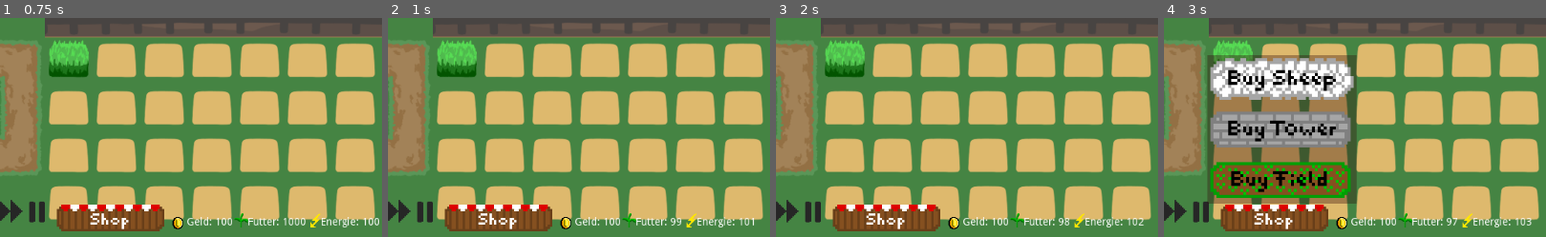
Above: before the commit, frames 1-4 (left to right).
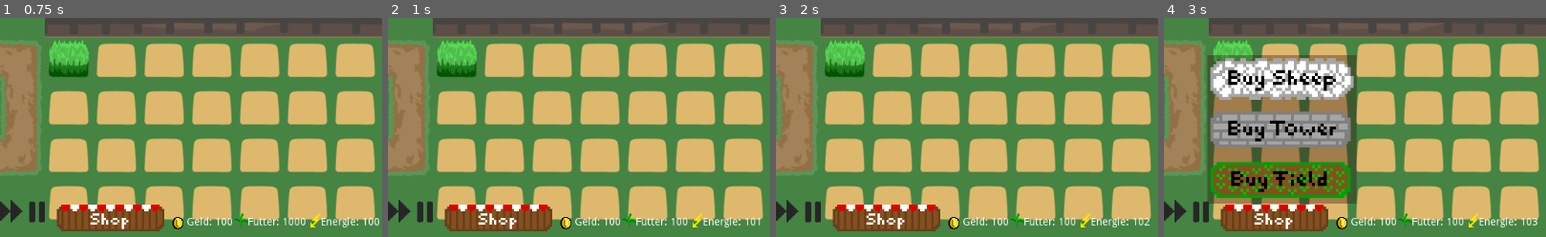
Above: after the commit, the same moments.

Repository: winnerbyhabit/bifigamejamWS19
Game: Godot game, scene res://Game.tscn
Two runs of this game, one before a commit and one after it. Both use one fixed random seed, a clock stepped at 60 frames per second and the inputs below. Sound files missing from this copy of the repository are replaced by a short silence.
Inputs (mouse positions are % of the whole screen's width and height, from its top left):
- Up to frame 1 (0.75 s): click (46, 97) at 0.5 s
- Up to frame 2 (1 s): no input
- Up to frame 3 (2 s): click (46, 97) at 1.25 s
- Up to frame 4 (3 s): click (46, 97) at 2 s; click (59, 97) at 2.75 s
The pictures show only the part of the screen within x 44-94%, y 50-100%; the shares and areas given below are measured in that part.

Frame 1 is identical in both runs. In frame 2, 0.5% of the frame differs, in the area x 74-98%, y 89-96%; in frame 3, 0.5%; in frame 4, 0.6%.

Commit message:
futter produktion

Diff:
--- a/project/GUI.gd
+++ b/project/GUI.gd
@@ -28,6 +28,9 @@
 func set_ziegen(value):
 	$HBoxContainer2/Ziegen/Value.text = str(value)
 
+func set_felder(value):
+	pass
+
 func _on_Shopping_add_tower():
 	emit_signal("add_tower")
 
--- a/project/Game.gd
+++ b/project/Game.gd
@@ -3,7 +3,7 @@
 export var geld = 100
 export var energie = 100
 export var futter = 100
-
+export var felder = 1
 
 export var base_costs_sheep = 50
 export var base_costs_field = 50
@@ -13,6 +13,8 @@
 export var foot_consumation_per_sheep_per_second = 1
 
 export var foot_consumation_per_goat_per_second = 1
+
+export var base_foot_production = 1
 
 export var base_tower_energy_consumation = 5
 
@@ -32,6 +34,7 @@
 
 		update_futter(sheeps * foot_consumation_per_sheep_per_second * -1)
 		update_futter(goats * foot_consumation_per_goat_per_second * -1)
+		update_futter(felder * base_foot_production)
 
 # Called when the node enters the scene tree for the first time.
 func _ready():
@@ -67,3 +70,8 @@
 
 func _on_TDGame_tower_placed():
 	update_geld(-1 * base_costs_tower)
+
+
+func _on_field_placed():
+	felder += 1
+	$GUI.set_felder(felder)
--- a/project/Game.tscn
+++ b/project/Game.tscn
@@ -21,6 +21,7 @@
 [connection signal="recieve_coins" from="TDGame" to="." method="update_geld"]
 [connection signal="tower_fired" from="TDGame" to="." method="calculate_energy"]
 [connection signal="tower_placed" from="TDGame" to="." method="_on_TDGame_tower_placed"]
+[connection signal="field_placed" from="Stall" to="." method="_on_field_placed"]
 [connection signal="add_tower" from="GUI" to="TDGame" method="activate_tower_placement"]
 [connection signal="buy_field" from="GUI" to="Stall" method="activate_field_placement"]
 [connection signal="buy_sheep" from="GUI" to="." method="_on_GUI_buy_sheep"]
--- a/project/Stall/Stall.gd
+++ b/project/Stall/Stall.gd
@@ -1,11 +1,7 @@
 extends Node2D
 
-var sheep = 1
 
-var goat = 0
-
-var field = 1
-
+#tileset id
 var sheep_exists = 2
 
 var fieldplacement_active = false
@@ -13,6 +9,8 @@
 export var anzahl_kacheln = Vector2(8,9)
 
 export var gridsize = 64
+
+signal field_placed
 
 var field_cursor = load("res://assets/T22.png")
 
@@ -51,15 +49,13 @@
 	if field_placement_possible(position):
 		fieldplacement_active = false
 		Input.set_custom_mouse_cursor(null,Input.CURSOR_ARROW)
-		field += 1
 		$TileMap.set_cellv(position, field_id)
+		emit_signal("field_placed")
 
 func field_placement_possible(position):
 	if $TileMap.get_cellv(position) == buyable_field_id:
 		return true
 	return false
-
-
 
 
 func _on_GUI_buy_sheep():
